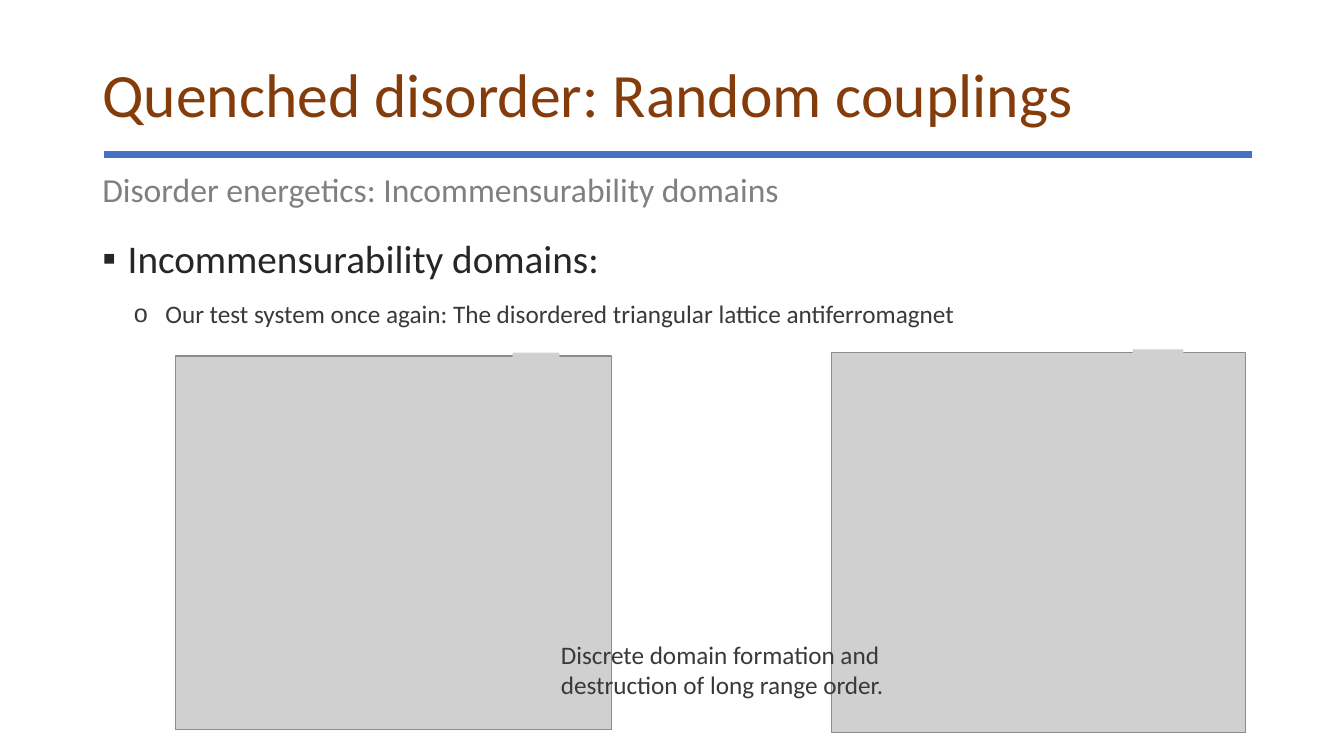
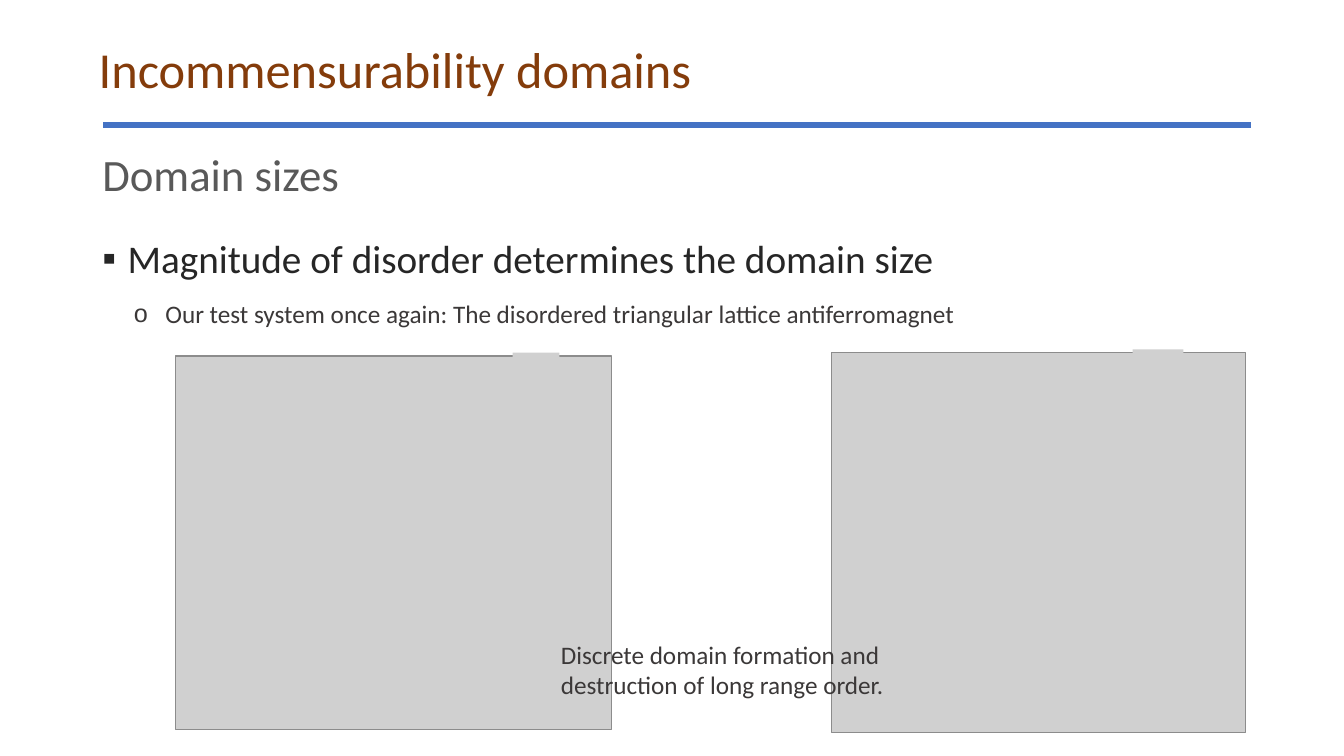
Before and after one commit to glacieant/disordered_triangular_swt, a slide deck: slide 18 of talk/disordered_non-collinear_magnet.pptx (slide 17 before the commit). Drawn at 1344x756 pixels with LibreOffice and Linux fonts; fonts in the diff are those of the drawing; grey boxes stand for pictures. Boxes give left, top, right and bottom in pixels: in the first picture for what was removed or moved away, otherwise in the second. Text is boxed around its words. In the diff, an @@ line names an element or a change of style, - is before the commit and + after.

```diff
--- a/talk/disordered_non-collinear_magnet.pptx
+++ b/talk/disordered_non-collinear_magnet.pptx
@@ title added at <box>99,53,691,96</box>, 36 pt, text #843C0B @@
+Incommensurability domains
@@ title removed at <box>102,74,1072,128</box> @@
-Quenched disorder: Random couplings
@@ line moved from (104, 154) - (1252, 154) to (104, 125) - (1251, 125) @@
@@ text removed at <box>102,178,779,208</box> @@
-Disorder energetics: Incommensurability domains
@@ text added at <box>102,160,339,192</box>, 32 pt, text #595959 @@
+Domain sizes
@@ text at <box>128,245,933,280</box>: text changed @@
-▪ Incommensurability domains:
+▪ Magnitude of disorder determines the domain size
```
Also in this commit, not shown: 11 other slides changed, 2 slides added, 1 slide removed.
